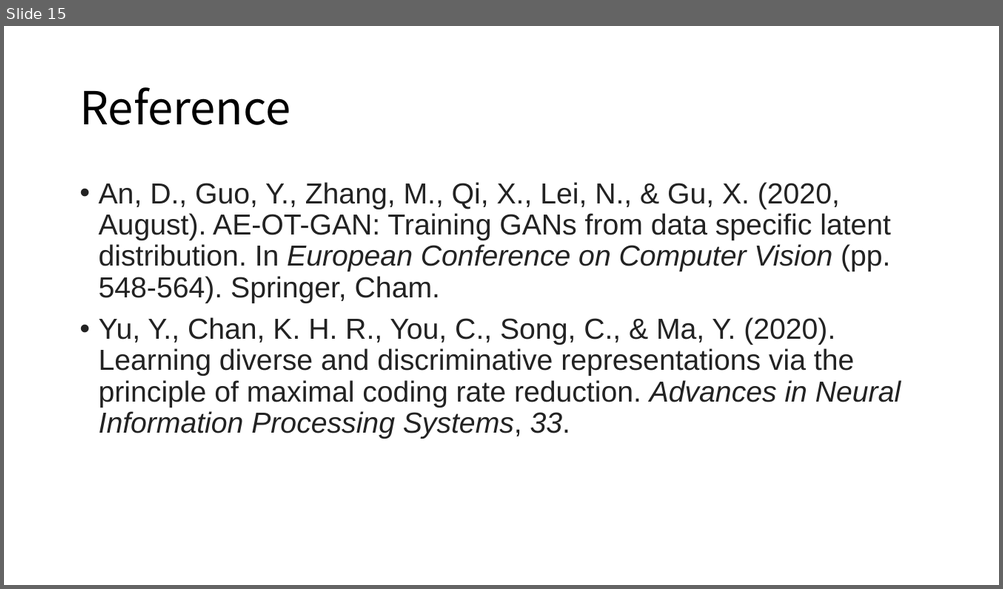
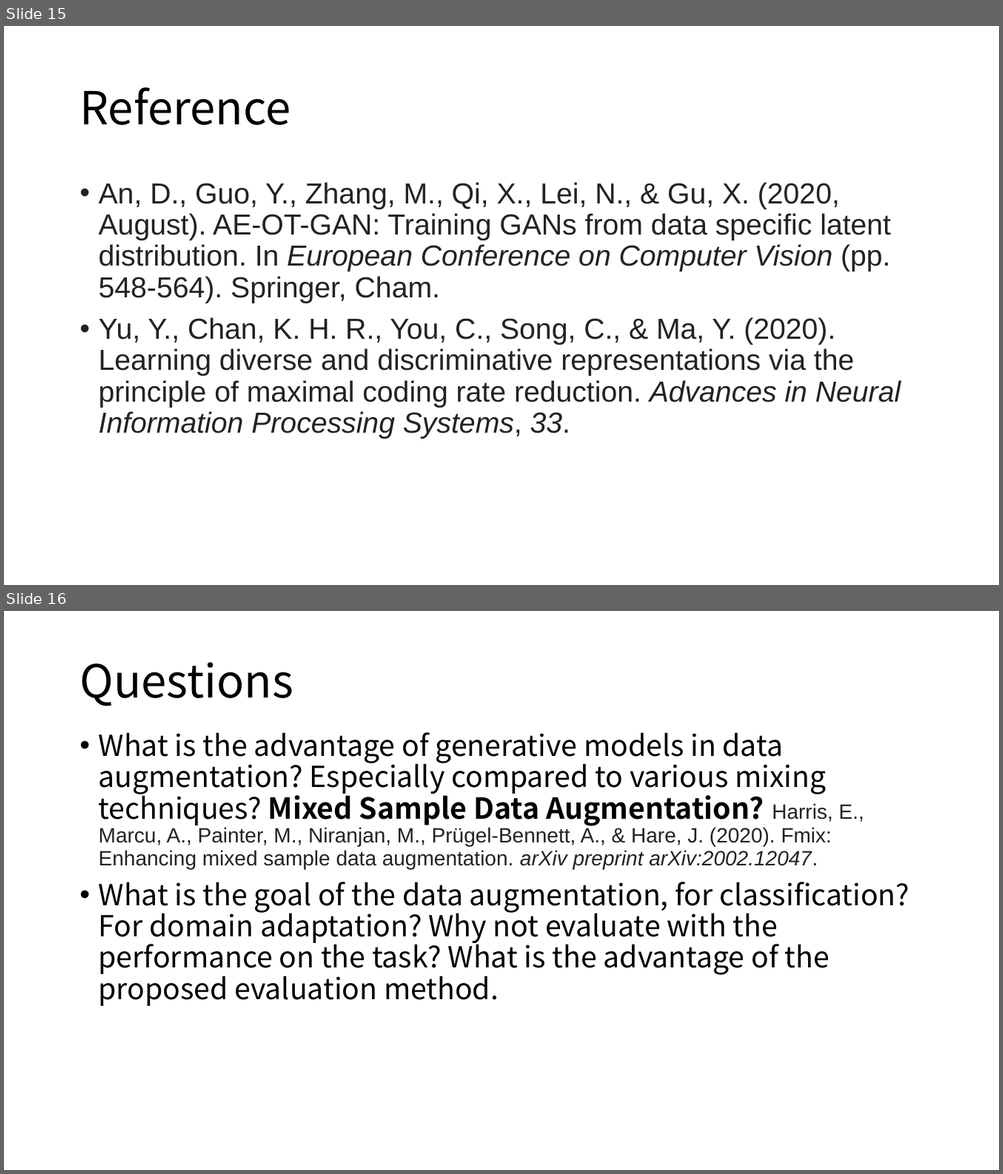
Before and after one commit to Fusang-Wang/featureMeasure, a slide deck: report/measuring feature G M.pptx. Shown one above the other, each under a label of ours: slide 15 before the commit, slides 15 and 16 after it. The pictures are 1003x589 and 1003x1174 pixels, drawn with LibreOffice and Linux fonts; fonts in the diff are those of the drawing. Boxes give left, top, right and bottom in pixels: in the first picture for what was removed or moved away, otherwise in the second. Text is boxed around its words. In the diff, an @@ line names an element or a change of style, - is before the commit and + after.

Commit message:
“add fmix literature”

```diff
--- a/report/measuring feature G M.pptx
+++ b/report/measuring feature G M.pptx
@@ slide 16 added at <box>4,611,999,1170</box>, background #FFFFFF @@
@@ title added at <box>79,662,293,706</box>, 44 pt, text #000000 @@
+Questions
@@ text added at <box>99,732,909,1006</box>, 28 pt, text #000000 @@
+• What is the advantage of generative models in data augmentation? Especially compared to various mixing techniques? Mixed Sample Data Augmentation? Harris, E., Marcu, A., Painter, M., Niranjan, M., Prügel-Bennett, A., & Hare, J. (2020). Fmix: Enhancing mixed sample data augmentation. arXiv preprint arXiv:2002.12047.
+• What is the goal of the data augmentation, for classification? For domain adaptation? Why not evaluate with the performance on the task? What is the advantage of the proposed evaluation method.
```
Also in this commit, not shown: 4 slides changed, 2 other files.
